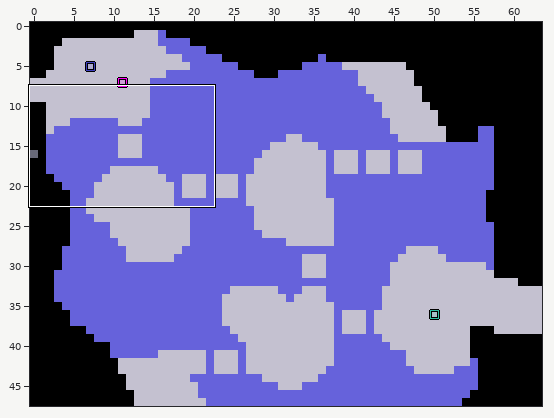
LDtk project: assets/level.ldtk. Above: a wide view before the commit, with the close-up outlined.
Close-up. Before:
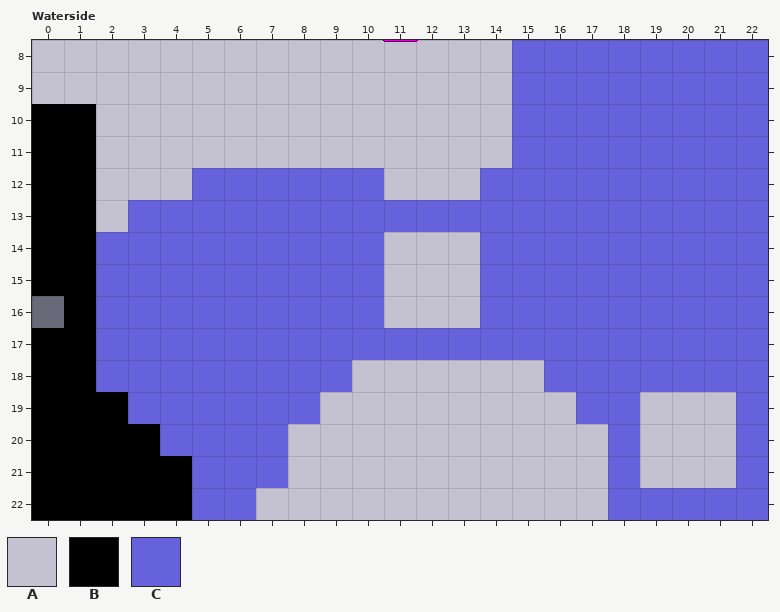
Cells are 16x16 px. Shown: Waterside x 0..22, y 8..22. The commit also changed other parts of the map, which this record leaves out.
Key: from "Tiles": A 1 "StoneTile", B 2 "PermanentWall", C 4 "Water".
_ is an empty cell.
Layer "Tiles" before, first column x 0:
 8 AAAAAAAAAAAAAAACCCCCCCC
 9 AAAAAAAAAAAAAAACCCCCCCC
10 BBAAAAAAAAAAAAACCCCCCCC
11 BBAAAAAAAAAAAAACCCCCCCC
12 BBAAACCCCCCAAACCCCCCCCC
13 BBACCCCCCCCCCCCCCCCCCCC
14 BBCCCCCCCCCAAACCCCCCCCC
15 BBCCCCCCCCCAAACCCCCCCCC
16 _BCCCCCCCCCAAACCCCCCCCC
17 BBCCCCCCCCCCCCCCCCCCCCC
18 BBCCCCCCCCAAAAAACCCCCCC
19 BBBCCCCCCAAAAAAAACCAAAC
20 BBBBCCCCAAAAAAAAAACAAAC
21 BBBBBCCCAAAAAAAAAACAAAC
22 BBBBBCCAAAAAAAAAAACCCCC
The result:
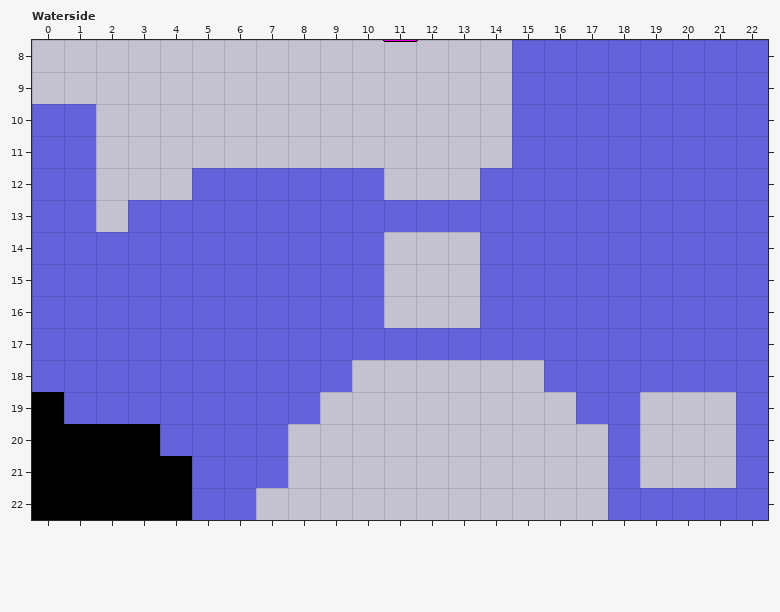
Changes in this commit:
Layer "Tiles":
The edit turns tile B into tile C in rows 10 to 15 at x 0 to 1; in row 16 at x 1; in rows 17 to 18 at x 0 to 1; in row 19 at x 1 to 2.
There is now tile C in row 16 at x 0.
Where, in picture pixels (left, top, right, bottom), the same in both close-ups:
changed: (32, 104, 128, 424)
